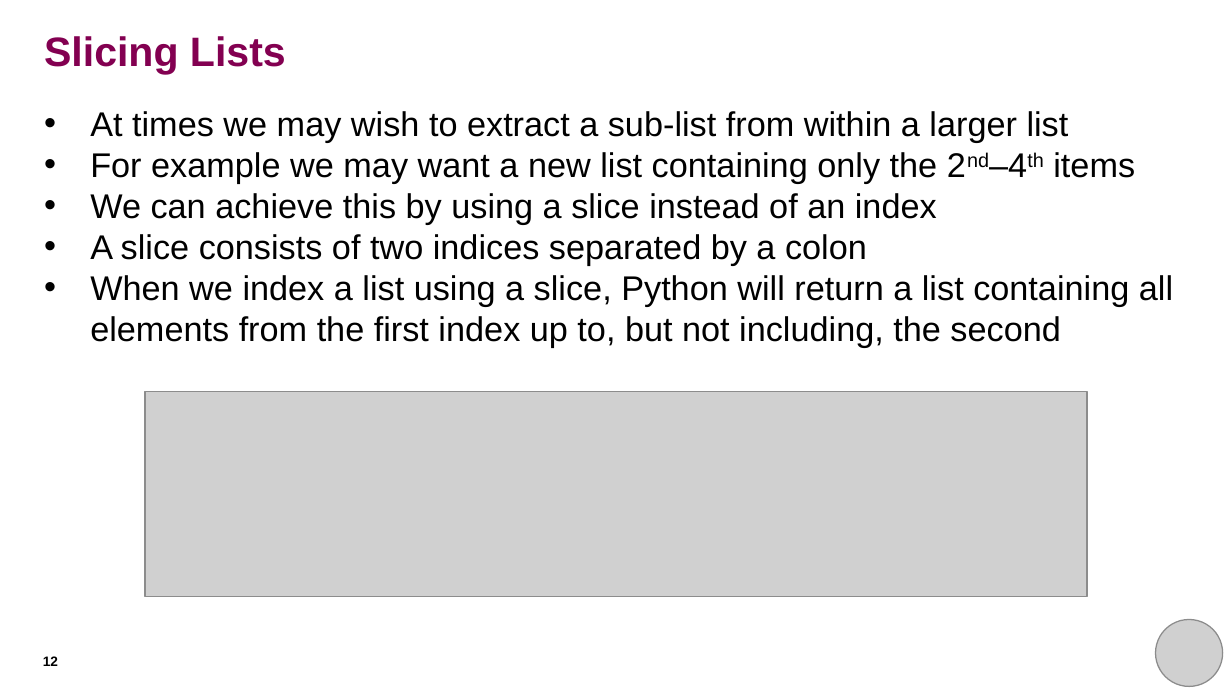
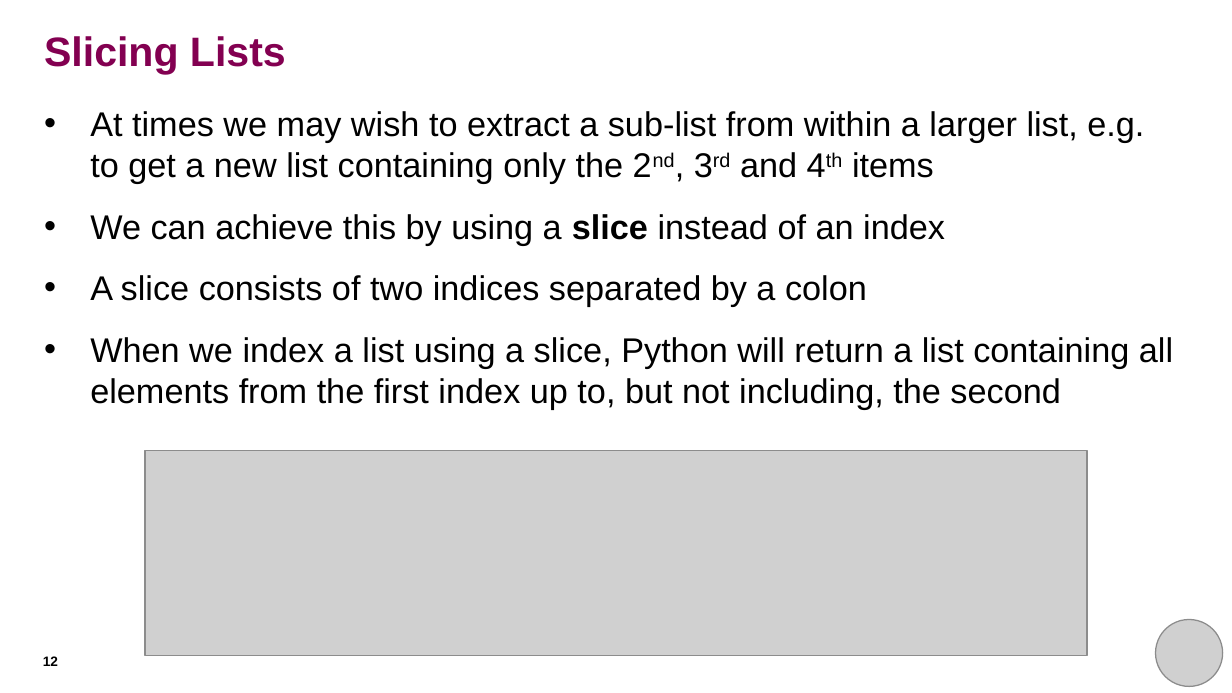
Before and after one commit to rkhetani/beginners-python, a slide deck: slide 12 of session_four/session_four_presentation.pptx. Drawn at 1232x693 pixels with LibreOffice and Linux fonts; fonts in the diff are those of the drawing; grey boxes stand for pictures. Boxes give left, top, right and bottom in pixels: in the first picture for what was removed or moved away, otherwise in the second. Text is boxed around its words. In the diff, an @@ line names an element or a change of style, - is before the commit and + after.

Commit message:
Updated session 4 slides
- updated text of most slides to make it more concise
- increased line spacing
- highlighted key concepts with bold characters
- highlighted puzzle slides with a different background

```diff
--- a/session_four/session_four_presentation.pptx
+++ b/session_four/session_four_presentation.pptx
@@ text at (90,111,1144,183): text changed @@
-• At times we may wish to extract a sub-list from within a larger list
-• For example we may want a new list containing only the 2nd–4th items
+• At times we may wish to extract a sub-list from within a larger list, e.g. to get a new list containing only the 2nd, 3rd and 4th items
@@ text at (90,214,1173,409): bold on in "slice"; more space between paragraphs @@
@@ picture: place and size @@
-picture at (145,392,1088,598)
+picture at (145,450,1088,655)
```
Also in this commit, not shown: 18 other slides changed.
